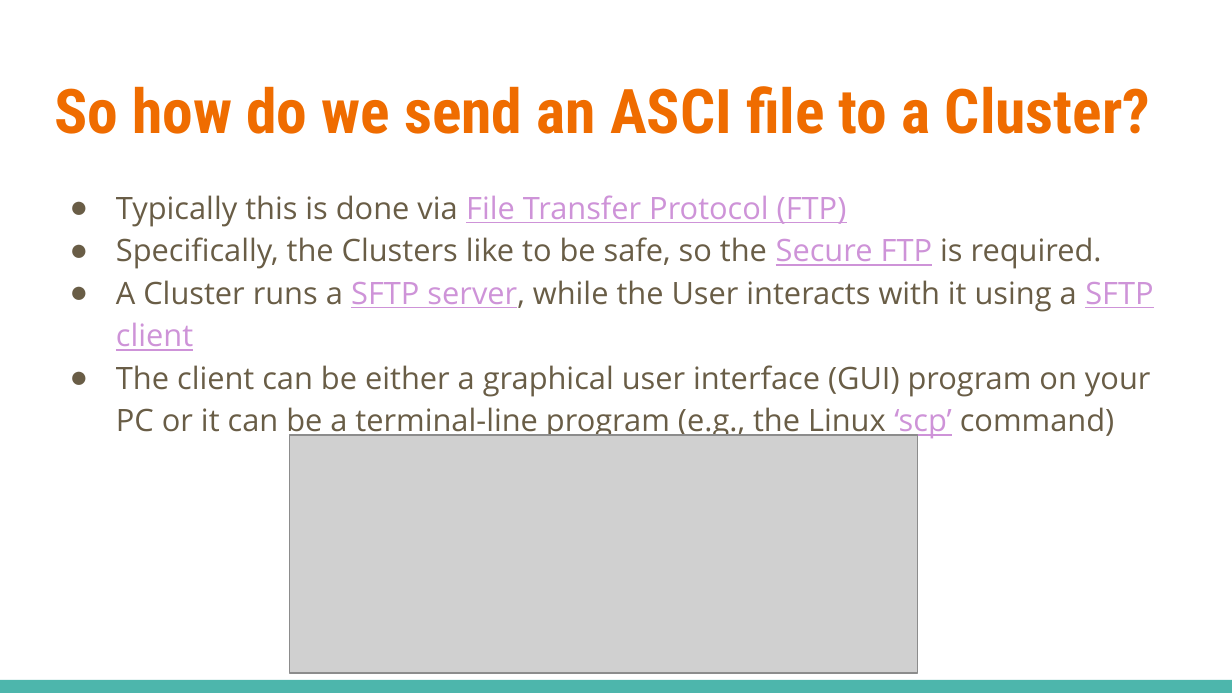
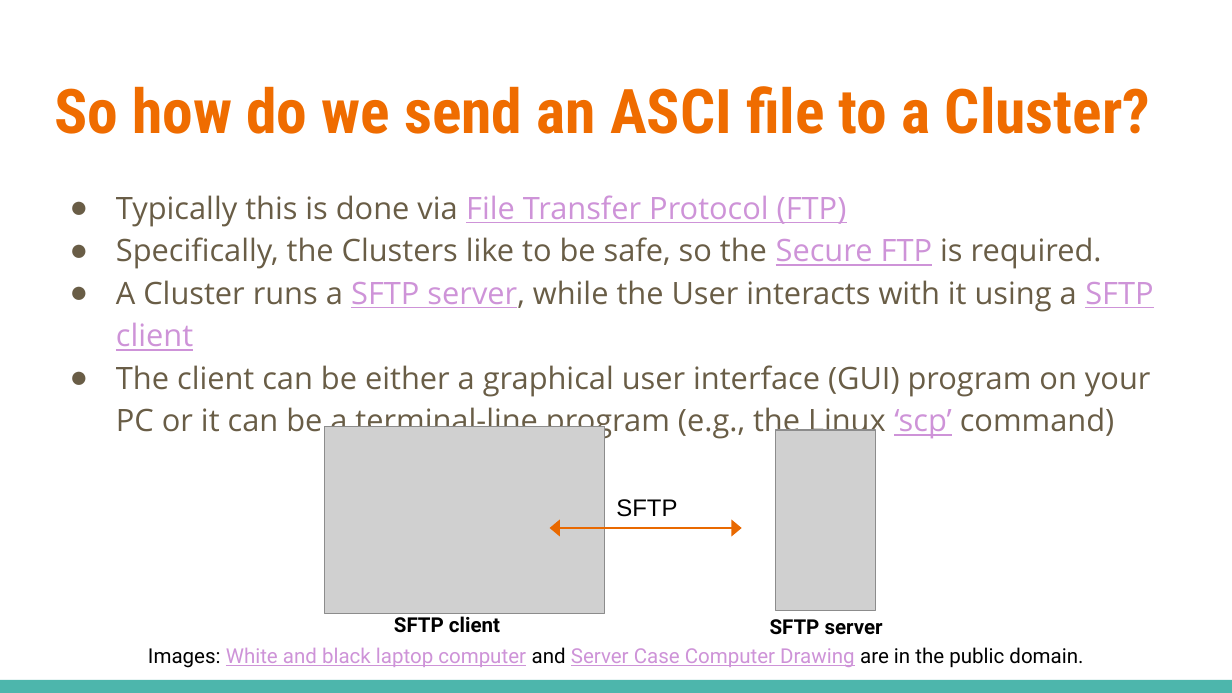
Before and after one commit to shodor-education/petascale-semester-curriculum, a slide deck: slide 5 of units/3/lessons/4/resources/petascale-lesson-3.4-slides.pptx. Drawn at 1232x693 pixels with LibreOffice and Linux fonts; fonts in the diff are those of the drawing; grey boxes stand for pictures. Boxes give left, top, right and bottom in pixels: in the first picture for what was removed or moved away, otherwise in the second. Text is boxed around its words. In the diff, an @@ line names an element or a change of style, - is before the commit and + after.

Commit message:
Replace images with CC versions

```diff
--- a/units/3/lessons/4/resources/petascale-lesson-3.4-slides.pptx
+++ b/units/3/lessons/4/resources/petascale-lesson-3.4-slides.pptx
@@ picture removed at (290, 435, 918, 673) @@
@@ group added at (324, 426, 883, 635): 3 texts, 2 pictures, 1 double arrow @@
+SFTP client
+SFTP server
+SFTP
@@ text added at (148, 647, 1083, 668), 12 pt, text #CE93D8, underline @@
+Images: White and black laptop computer and Server Case Computer Drawing are in the public domain.
```
Also in this commit, not shown: 1 other slide changed.
